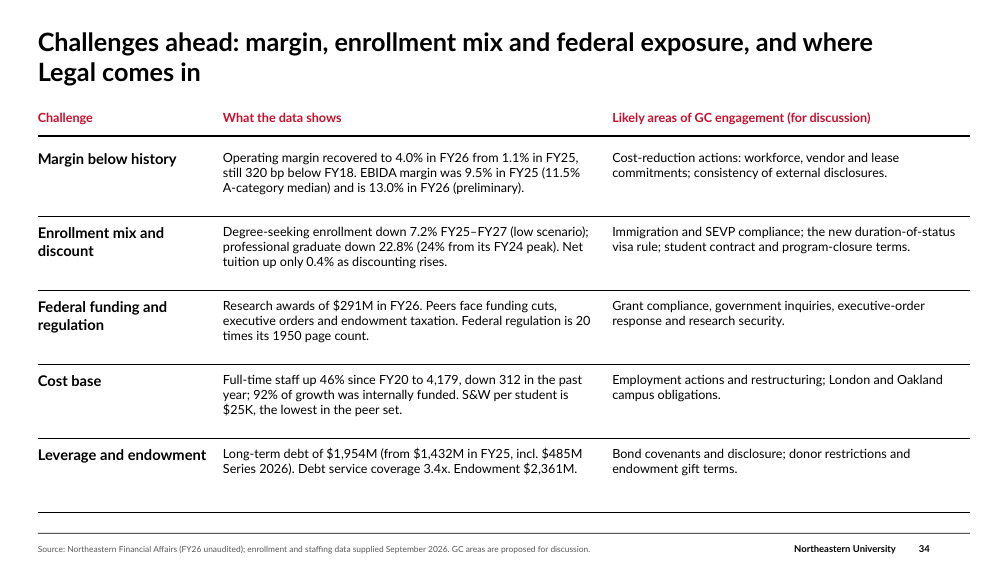
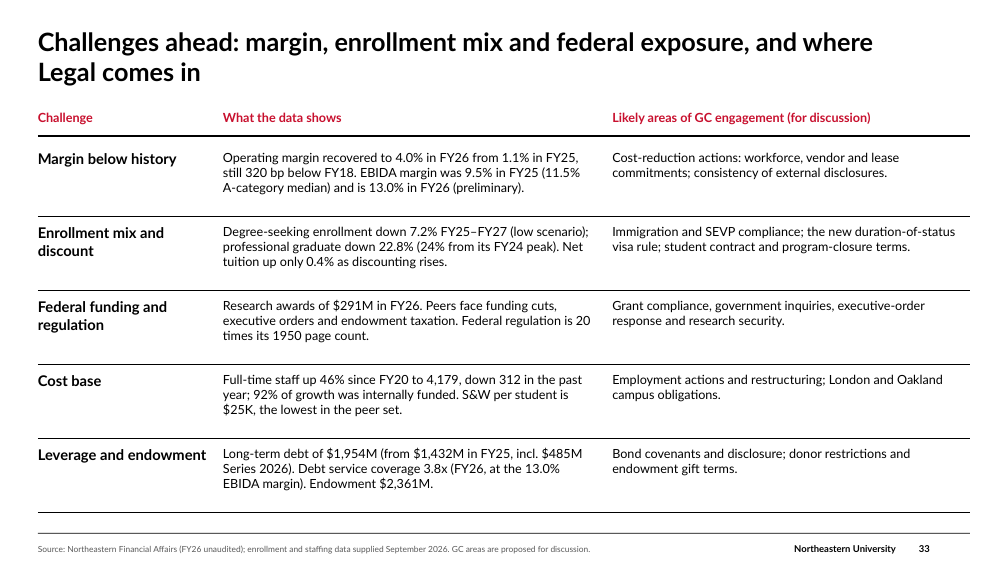
Before and after one commit to brettcsweet/Tonys-repo, a slide deck: slide 33 of GC_Financial_Update_2026-09-30.pptx (slide 34 before the commit). Drawn at 1008x567 pixels with LibreOffice and Linux fonts; fonts in the diff are those of the drawing; background and template pictures are left out. Boxes give left, top, right and bottom in pixels: in the first picture for what was removed or moved away, otherwise in the second. Text is boxed around its words. In the diff, an @@ line names an element or a change of style, - is before the commit and + after.

```diff
--- a/GC_Financial_Update_2026-09-30.pptx
+++ b/GC_Financial_Update_2026-09-30.pptx
@@ text at <box>223,447,583,491</box>: text changed @@
-Long-term debt of $1,954M (from $1,432M in FY25, incl. $485M Series 2026). Debt service coverage 3.4x. Endowment $2,361M.
+Long-term debt of $1,954M (from $1,432M in FY25, incl. $485M Series 2026). Debt service coverage 3.8x (FY26, at the 13.0% EBIDA margin). Endowment $2,361M.
@@ page number at <box>919,545,930,552</box>: text changed @@
-34
+33
```
Also in this commit, not shown: 3 other slides changed, 1 slide removed.
